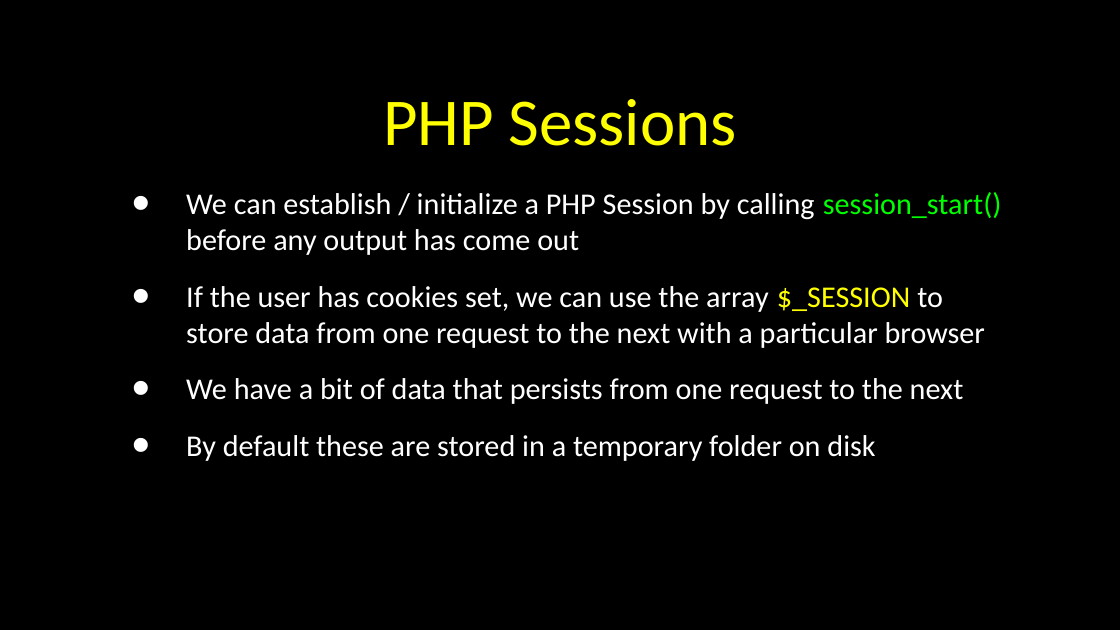
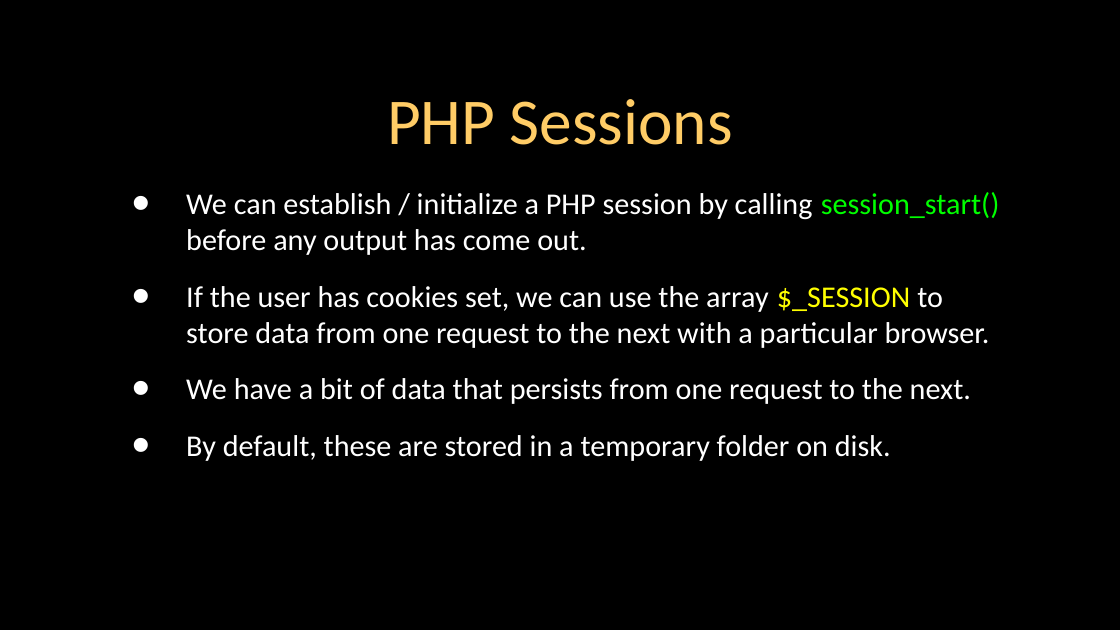
Before and after one commit to csev/wa4e, a slide deck: slide 20 of lectures/PHP-07-Cookies-Sessions.ppt. Drawn at 1120x630 pixels with LibreOffice and Linux fonts; fonts in the diff are those of the drawing. Boxes give left, top, right and bottom in pixels: in the first picture for what was removed or moved away, otherwise in the second. Text is boxed around its words. In the diff, an @@ line names an element or a change of style, - is before the commit and + after.

```diff
--- a/lectures/PHP-07-Cookies-Sessions.ppt
+++ b/lectures/PHP-07-Cookies-Sessions.ppt
@@ title "PHP Sessions" at <box>387,99,733,145</box>: size 43 to 42 pt, text colour #FFFF00 to #FFCC66 @@
@@ text at <box>186,192,1000,461</box>: text changed @@
-• We can establish / initialize a PHP Session by calling session_start() before any output has come out
-• If the user has cookies set, we can use the array $_SESSION to store data from one request to the next with a particular browser
-• We have a bit of data that persists from one request to the next
-• By default these are stored in a temporary folder on disk
+• We can establish / initialize a PHP session by calling session_start() before any output has come out.
+• If the user has cookies set, we can use the array $_SESSION to store data from one request to the next with a particular browser.
+• We have a bit of data that persists from one request to the next.
+• By default, these are stored in a temporary folder on disk.
```
Also in this commit, not shown: 34 other slides changed, 3 other files.
